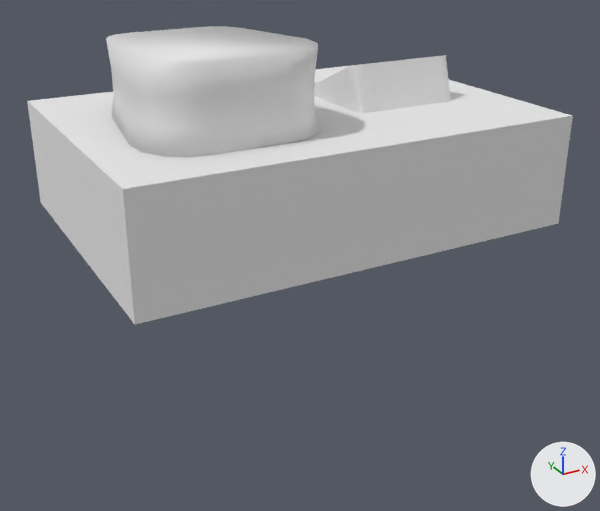
The Blender file NotForBroadcastPOC-Sourcetree/Assets/Blender Files/- Interactive/Plug and Socket.blend: old version first, new version second.
Both versions are drawn from a camera (50 mm lens) standing at (-0.0865, -0.1945, 0.0835) and looking at (0.0119, -0.0155, -0.006). Lighting does not change. The marker at lower right points along +X, +Y and +Z.

The first picture shows 'Plug', 'Socket', 'Switch'.
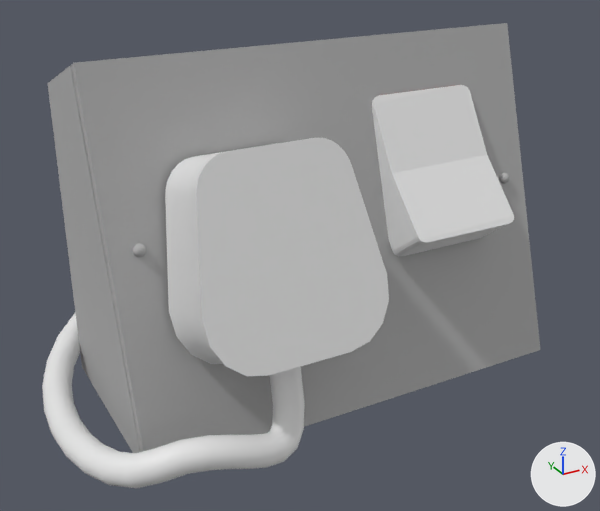
Commit message: Plug and socket models in

Where the newer file only moved an object's origin or applied its transform, the numbers keep the older frame.

Patch to the scene script:
```diff
--- a/NotForBroadcastPOC-Sourcetree/Assets/Blender Files/- Interactive/Plug and Socket.blend.py
+++ b/NotForBroadcastPOC-Sourcetree/Assets/Blender Files/- Interactive/Plug and Socket.blend.py
@@ mat_material @@
 mat_material = diffuse_material('Material')
-mat_material.base_color = (0.8, 0.8, 0.8)  # white #e7e7e7
+mat_material.base_color = (0.455, 0.455, 0.455)  # grey #b4b4b4
@@ me_cube_002 @@
 me_cube_002.from_pydata(...)  # 34 vertices, 19 faces; spans x -0.0155..0.0155, y -0.0209..0.0209, z -0.0121..0.0121
+# me_cube_002 part 1: the whole mesh is turned 70.4 degrees about the x axis through its middle, then moved by (0.0, -0.0326, -0.0141)
 me_cube_002.materials.append(mat_end_of_switch)
@@ me_cube_001 @@
 me_cube_001.from_pydata(...)  # 96 vertices, 74 faces; spans x -0.0235..0.023, y -0.027..0.0223, z 0.0005..0.021
+# me_cube_001 part 2: edges marked sharp go from 0 to 48
@@ cu_beziercurve @@
 cu_beziercurve.dimensions = '3D'
-_sp = cu_beziercurve.splines.new('BEZIER'); _sp.bezier_points.add(1)
-_sp.bezier_points.foreach_set('co', [-0.96, -0.0331, 0.0425, -0.897, -0.0296, 0.347])
-_sp.bezier_points.foreach_set('handle_left', [-1.185, -0.531, 0.0622, -1.101, -0.0341, 0.14])
-_sp.bezier_points.foreach_set('handle_right', [-0.893, 0.115, 0.0367, -0.24, -0.0154, 1.013])
-for _p, _l, _r in zip(_sp.bezier_points, ['ALIGNED', 'ALIGNED'], ['ALIGNED', 'ALIGNED']): _p.handle_left_type = _l; _p.handle_right_type = _r
+_sp = cu_beziercurve.splines.new('BEZIER'); _sp.bezier_points.add(2)
+_sp.bezier_points.foreach_set('co', [-0.956, -0.0323, 0.0386, -0.988, 0.00484, 0.0411, -0.964, -0.0263, 0.119])
+_sp.bezier_points.foreach_set('handle_left', [-0.975, -0.194, 0.0163, -0.966, -0.00242, 0.0284, -1.009, -0.0113, 0.116])
+_sp.bezier_points.foreach_set('handle_right', [-0.948, 0.0337, 0.0477, -1.005, 0.0105, 0.051, -0.871, -0.0576, 0.124])
+for _p, _l, _r in zip(_sp.bezier_points, ['ALIGNED', 'ALIGNED', 'ALIGNED'], ['ALIGNED', 'ALIGNED', 'ALIGNED']): _p.handle_left_type = _l; _p.handle_right_type = _r
 _sp.order_u = 0
@@ ob_cable_circle_curve @@
 ob_cable_circle_curve.scale = (0.37, 0.37, 0.37)
-ob_cable_circle_curve.hide_viewport = True
@@ ob_cable @@
 ob_cable = bpy.data.objects.new('Cable', cu_beziercurve)
-ob_cable.location = (0.9447, -0.0403, 0.0799)
-ob_cable.rotation_euler = (3.142, 0.0, 0.0)  # degrees (180, 0, 0)
-ob_cable.hide_render = True
+ob_cable.location = (0.9447, -0.0886, -0.0124)
+ob_cable.rotation_euler = (4.384, 0.0, 0.0)  # degrees (251, 0, 0)
@@ ob_plug @@
 ob_plug = bpy.data.objects.new('Plug', me_cube_001)
-ob_plug.location = (-0.0081, -0.003, 0.0294)
+ob_plug.location = (-0.0081, -0.0288, 0.0067)
+ob_plug.rotation_euler = (1.242, 0.0, 0.0)  # degrees (71, 0, 0)
@@ ob_socket @@
-ob_socket = bpy.data.objects.new('Socket', me_cube)
@@ ob_socket_high_poly @@
+ob_socket_high_poly = bpy.data.objects.new('Socket HIGH POLY', me_socket_high_poly)  # 258 vertices, 284 faces; spans x -0.0425..0.0777, y -0.0514..0.0425, z -0.026..0.0303; in mat_material (grey #b4b4b4)
+ob_socket_high_poly.location = (0.0, 0.0, 0.0)
+ob_socket_high_poly.rotation_euler = (1.242, 0.0, 0.0)  # degrees (71, 0, 0)
```

What differs and where, as boxes (x1, y1, x2, y2) in the pictures (600 x 511 px):
'Socket HIGH POLY', added
    after: (48, 23, 540, 453)
'Socket', deleted
    before: (27, 64, 573, 324)
'Plug', shading changed, moved, turned
    before: (106, 26, 320, 157)
    after: (165, 138, 389, 376)
'Switch', mesh turned
    before: (314, 55, 451, 113)
    after: (372, 85, 514, 256)
'Cable', shown
    after: (42, 313, 305, 488)
